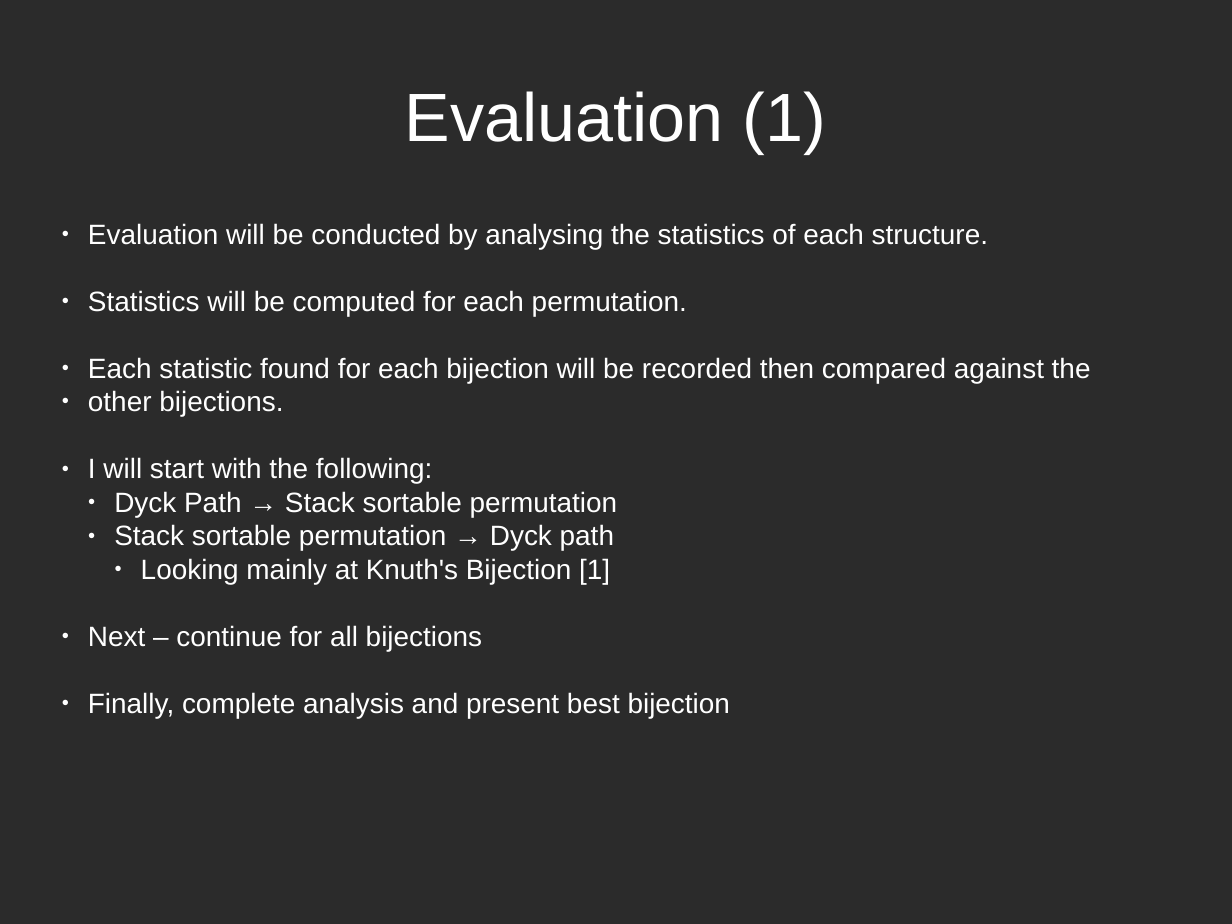
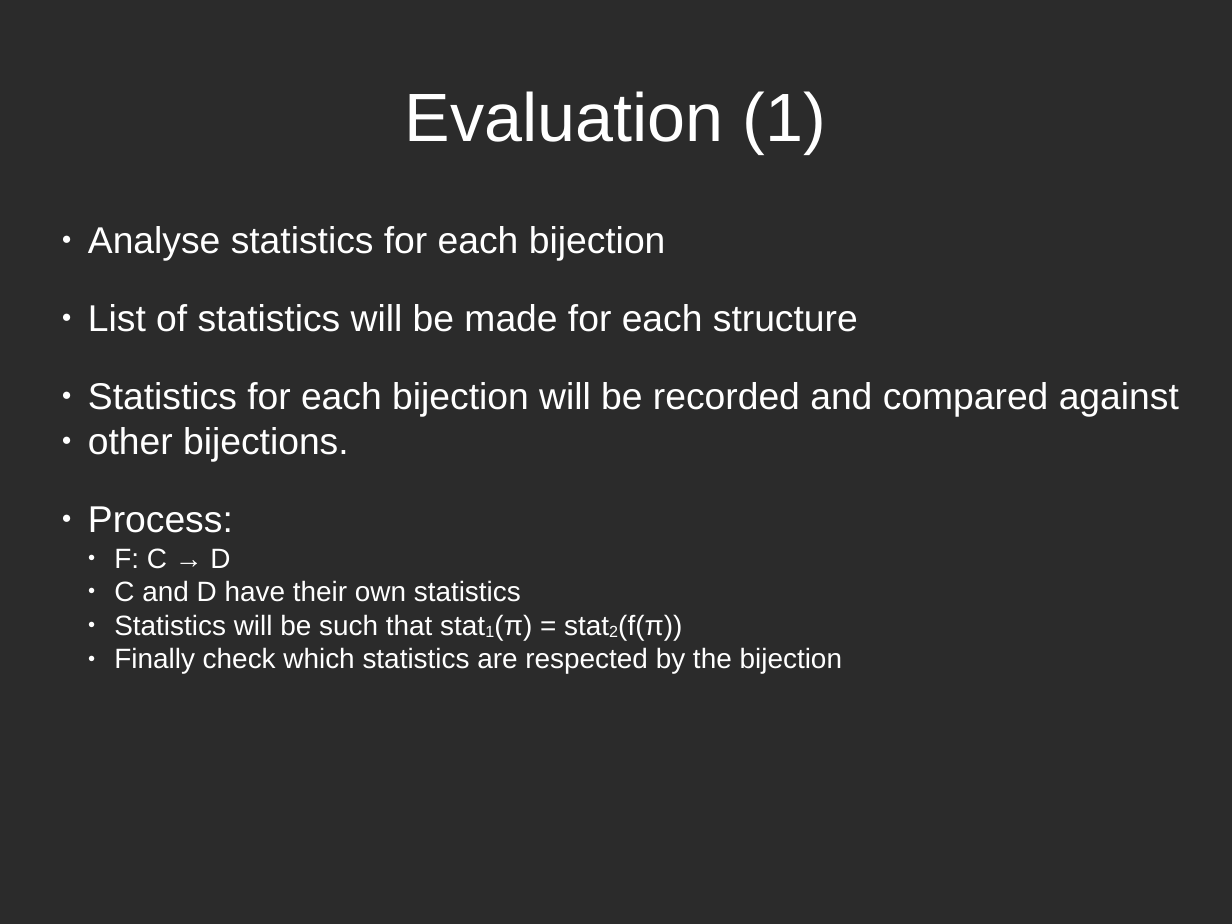
Before and after one commit to patons02/catalan-structures, a slide deck: slide 9 of posterPresentation/posterPresentation.odp (slide 8 before the commit). Drawn at 1232x924 pixels with LibreOffice and Linux fonts; fonts in the diff are those of the drawing; background and template pictures are left out; a plain dark background stands for a picture behind light text. Boxes give left, top, right and bottom in pixels: in the first picture for what was removed or moved away, otherwise in the second. Text is boxed around its words. In the diff, an @@ line names an element or a change of style, - is before the commit and + after.

Commit message:
updated posterPresentation

```diff
--- a/posterPresentation/posterPresentation.odp
+++ b/posterPresentation/posterPresentation.odp
@@ text at [88,226,1179,417]: text changed; size 18 to 24 pt @@
-● Evaluation will be conducted by analysing the statistics of each structure.
-● Statistics will be computed for each permutation.
-● Each statistic found for each bijection will be recorded then compared against the
+● Analyse statistics for each bijection
+● List of statistics will be made for each structure
+● Statistics for each bijection will be recorded and compared against
@@ text at [88,427,349,462]: size 18 to 24 pt in "other bijections." @@
@@ text at [88,506,842,674]: text changed @@
-● I will start with the following:
-  ● Dyck Path → Stack sortable permutation
-  ● Stack sortable permutation → Dyck path
-    ● Looking mainly at Knuth's Bijection [1]
-● Next – continue for all bijections
-● Finally, complete analysis and present best bijection
+● Process:
+  ● F: C → D
+  ● C and D have their own statistics
+  ● Statistics will be such that stat1(π) = stat2(f(π))
+  ● Finally check which statistics are respected by the bijection
```
Also in this commit, not shown: 9 other slides changed, 1 slide added, 1 other file.
